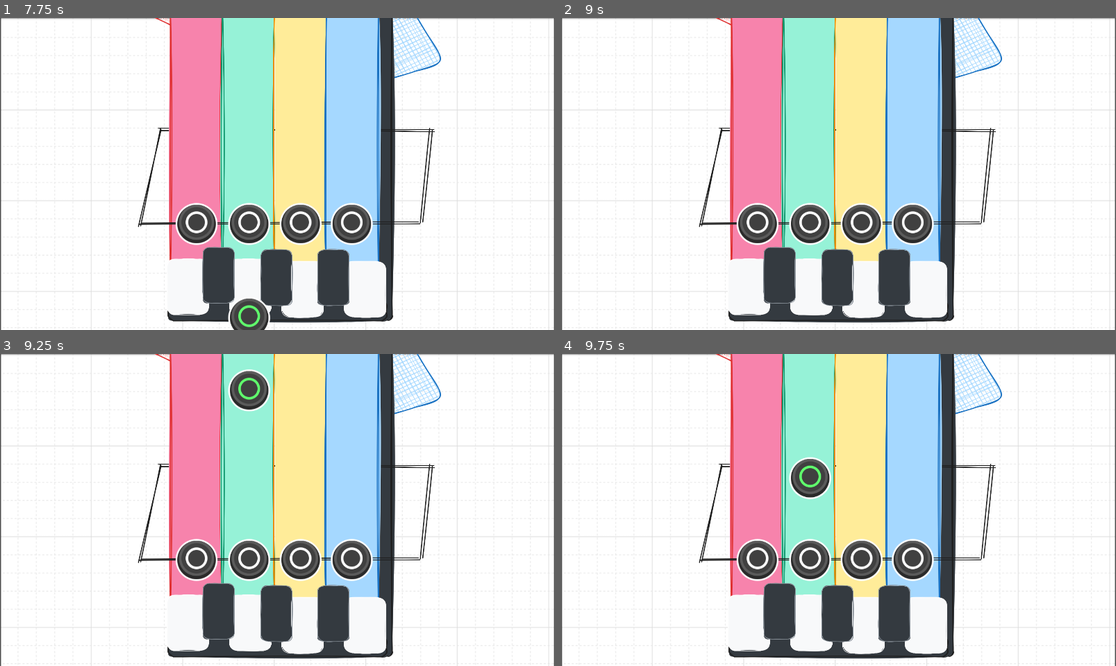
Above: before the commit, frames 1-4 (two rows, left to right).
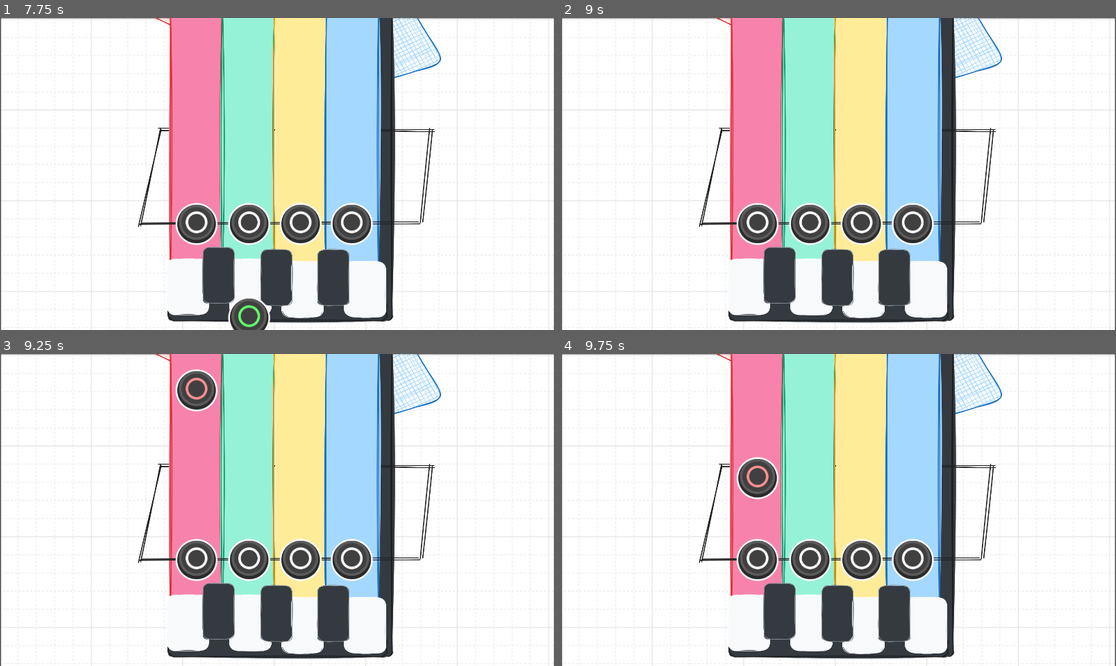
Above: after the commit, the same moments.

Repository: luiz-couto/encore
Game: Godot game, scene res://scenes/game.tscn
Same seed, same stepped clock (60 frames per second), same inputs: the game is played once before the commit and once after it.
Inputs:
- Up to frame 1 (7.75 s): tap Enter at 0.5, 2, 5.75 s; tap Space at 1.25, 2.75 s
- Up to frame 2 (9 s): tap Space at 8.75 s
- Up to frame 3 (9.25 s): no input
- Up to frame 4 (9.75 s): no input

Frames 1-2 are identical in both runs. In frame 3, 1.6% of the frame differs, in the area x 31-49%, y 4-19%; in frame 4, 1.6%.

Commit message:
random lane generator

Diff:
--- a/encore/scripts/game.gd
+++ b/encore/scripts/game.gd
@@ -14,6 +14,6 @@
 
 func _on_timer_timeout() -> void:
 	var noteInstance = NoteScene.instantiate();
-	noteInstance.initialize(1);
+	noteInstance.initialize(randi() % 4);
 	add_child(noteInstance);
 	pass # Replace with function body.
